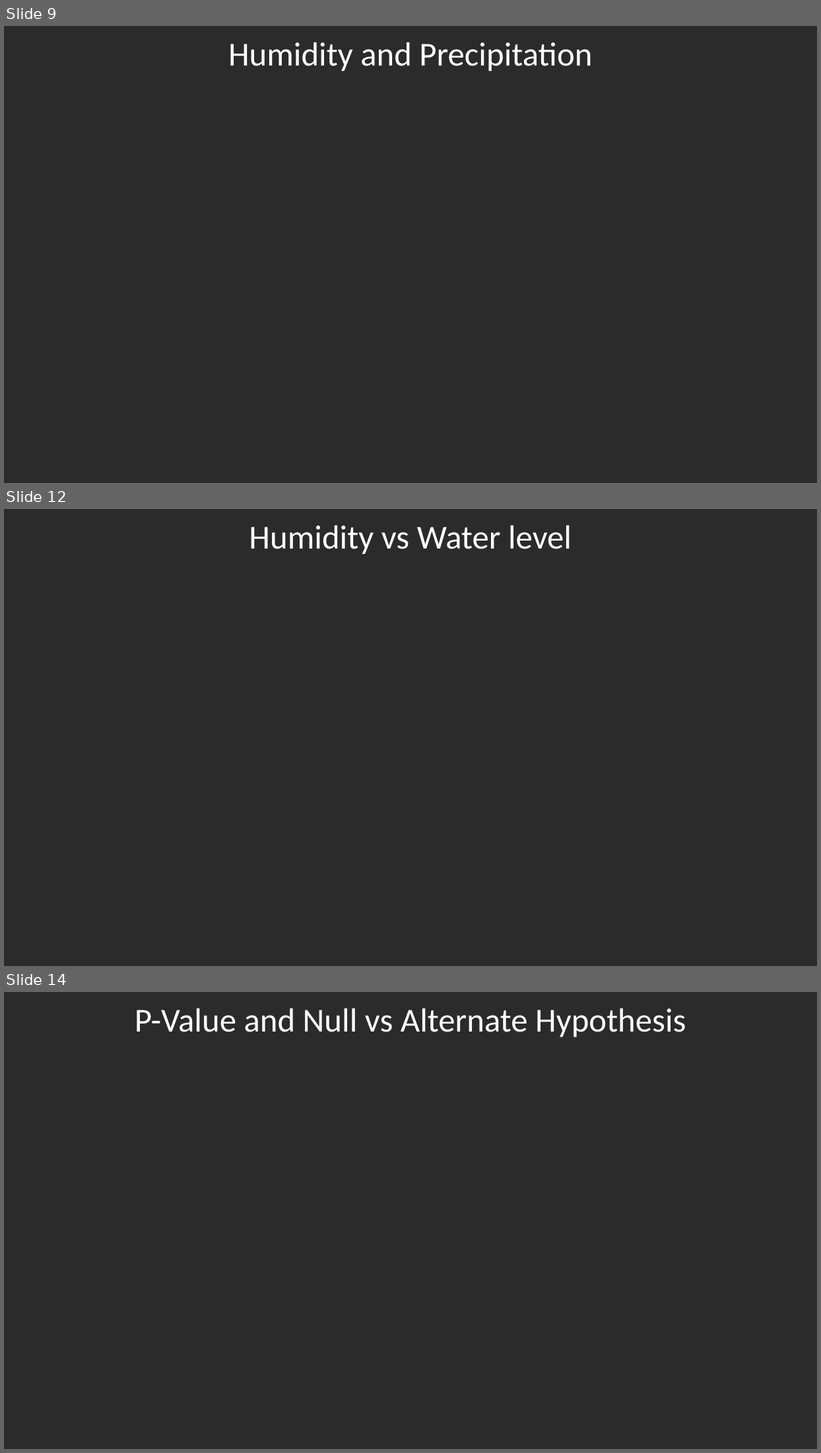
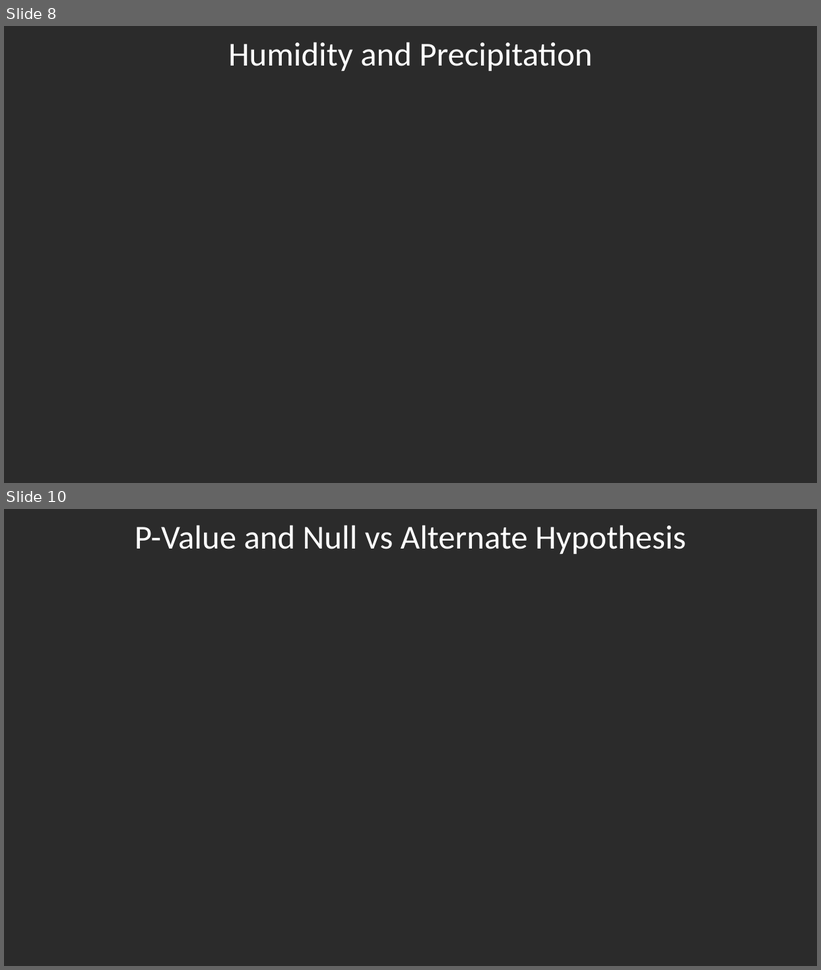
Before and after one commit to Shwetbaba/A-Review-of-the-Effectiveness-of-the-San-Antonio-Water-System-SAWS-Water-Restrictions-Policies, a slide deck: Project1_Final_Presentation_raw_format.pptx. Shown one above the other, each under a label of ours: slides 9, 12 and 14 before the commit, slides 8 and 10 after it; the slides between them are not shown. The pictures are 821x1453 and 821x970 pixels, drawn with LibreOffice and Linux fonts; fonts in the diff are those of the drawing; background and template pictures are left out; a plain dark background stands for a picture behind light text. Boxes give left, top, right and bottom in pixels: in the first picture for what was removed or moved away, otherwise in the second. Text is boxed around its words. In the diff, an @@ line names an element or a change of style, - is before the commit and + after.

```diff
--- a/Project1_Final_Presentation_raw_format.pptx
+++ b/Project1_Final_Presentation_raw_format.pptx
@@ slide 12 removed at (x1=4, y1=509, x2=817, y2=966), background picture (left out) @@
@@ title removed at (x1=249, y1=525, x2=572, y2=554) @@
-Humidity vs Water level
@@ what was slide 9 is now slide 8 @@
@@ what was slide 14 is now slide 10 @@
```
Also in this commit, not shown: 4 slides changed, 3 slides added, 6 other slides removed.
